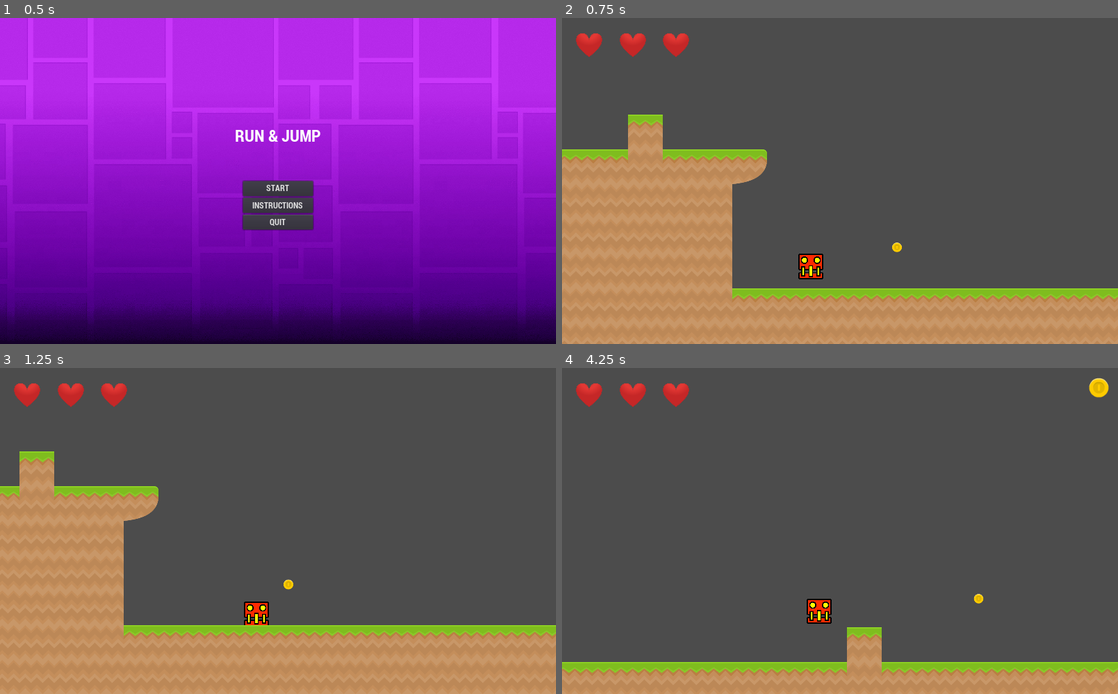
Above: before the commit, frames 1-4 (two rows, left to right).
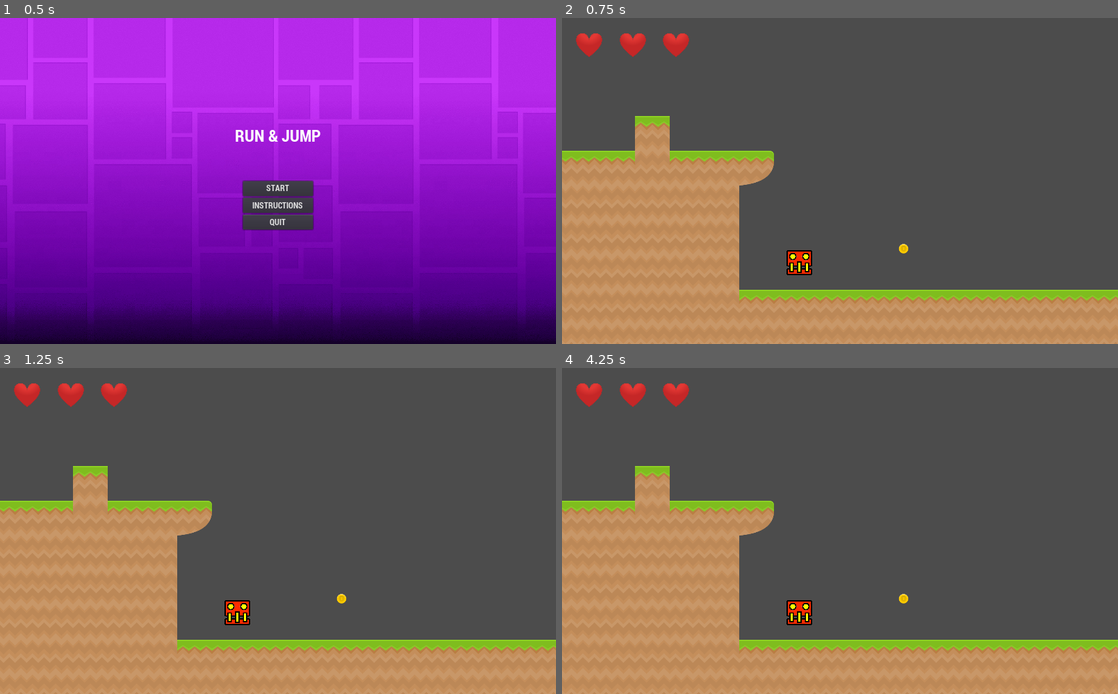
Above: after the commit, the same moments.

Repository: BianchiniMaxi/Programacion-de-Videojuegos-3--Bianchini-Maxi
Game: Godot game, scene res://Scenes/Menu.tscn
The game is run twice, just before and just after one commit, with the same random seed, the same clock (stepped at 60 frames per second) and the same inputs.
Inputs:
- Up to frame 1 (0.5 s): no input
- Up to frame 2 (0.75 s): click "START" at 0.5 s
- Up to frame 3 (1.25 s): no input
- Up to frame 4 (4.25 s): tap Space (ui_jump) at 1.35, 1.52, 1.82, 2.1, 2.27, 2.57, 2.85, 3.6, 3.77, 4.07 s

Frame 1 is identical in both runs. In frame 2, 3.0% of the frame differs, in the area x 0-100%, y 29-88%; in frame 3, 13%; in frame 4, 26%, in the area x 0-100%, y 2-95%.
Error after the commit: Parse Error: Error parsing expression, misplaced: ':' (res://Sripts/Jugador.gd:66)

Commit message:
Update Jugador.gd

Diff:
--- a/MyProyectGodot/Sripts/Jugador.gd
+++ b/MyProyectGodot/Sripts/Jugador.gd
@@ -12,6 +12,7 @@
 var muerto = false
 var personajeSkin = 1
 var tiempo_puede_morir = 0
+var salto = false
 
 func posicion_inicial():
 	muerto = false
@@ -27,6 +28,7 @@
 	if Input.is_action_just_pressed("ui_jump"):
 		if is_on_floor():
 			velocidad.y = fuerza_salto
+			salto = true
 
 	if Input.is_action_just_pressed("ui_number_1") && personajeSkin != 1:
 		#get_parent().modificar_numero_cambios()
@@ -61,6 +63,9 @@
 	if position.y > 300:
 		posicion_inicial()
 
+	if salto && :
+
+
 	if muerto == true:
 		tiempo_puede_morir = 0
 		posicion_inicial()
